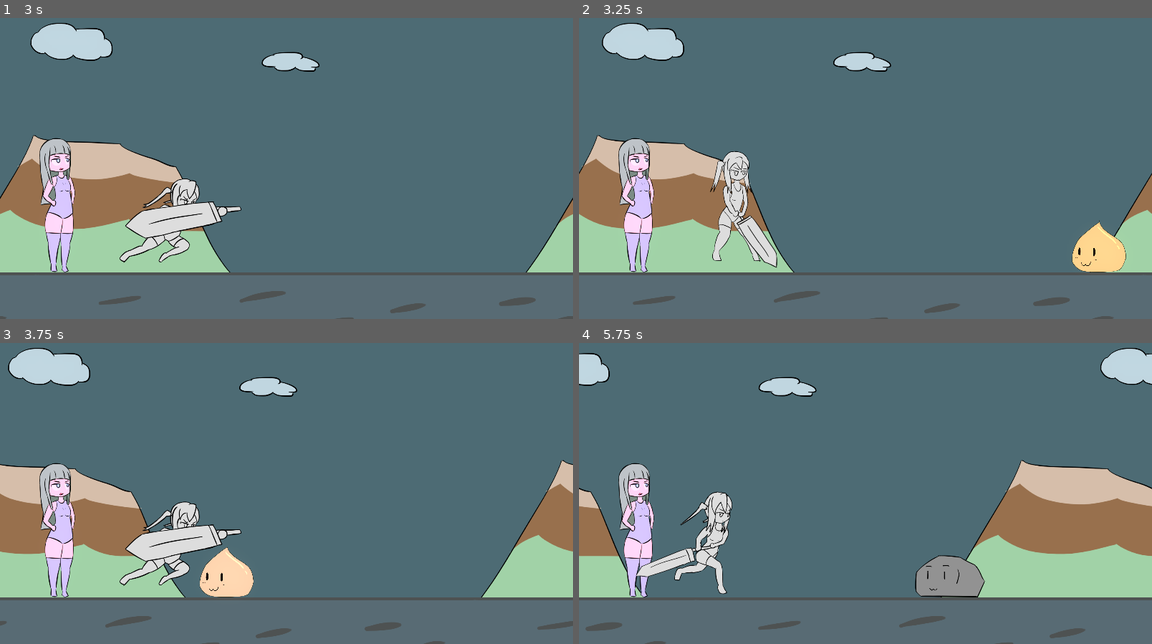
Above: before the commit, frames 1-4 (two rows, left to right).
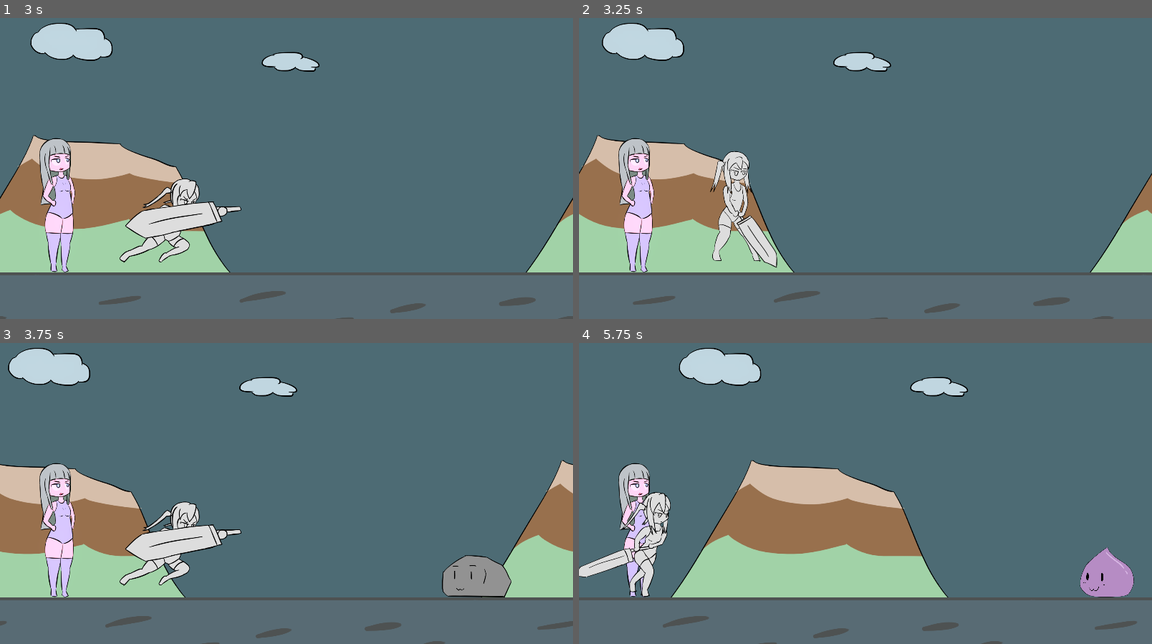
Above: after the commit, the same moments.

Repository: BeatMil/Animurun
Game: Godot game, scene res://Scenes/Forest.tscn
The game is run twice, just before and just after one commit, with the same random seed, the same clock (stepped at 60 frames per second) and the same inputs.
Inputs (mouse positions are in pixels of both pictures, inside the frame that each line leads up to):
- Up to frame 1 (3 s): tap Enter (ui_accept) at 0.5, 0.77, 1.52 s; hold U (block) 0.53-1.28 s; tap U (block) at 1.35, 2.85 s; hold U (block) 2.03-2.78 s
- Up to frame 2 (3.25 s): tap Enter (ui_accept) at 3.02 s
- Up to frame 3 (3.75 s): hold U (block) from 3.53 s (still down)
- Up to frame 4 (5.75 s): tap Enter (ui_accept) at 3.77, 4.52 s; release U (block) at 4.28 s; tap U (block) at 4.35 s; click (865, 454) at 5 s, where only the run after the commit has a clickable "Restart"

Frame 1 is identical in both runs. In frame 2, 1.1% of the frame differs, in the area x 86-96%, y 67-85%; in frame 3, 2.5%; in frame 4, 37%, in the area x 0-100%, y 1-100%.

Commit message:
Add bomby

Diff:
--- /dev/null
+++ b/Nodes/Bomby.tscn
@@ -0,0 +1,118 @@
+[gd_scene load_steps=9 format=3 uid="uid://cy5de7c0713cw"]
+
+[ext_resource type="Script" path="res://scripts/Bomby.gd" id="1_fnt5c"]
+[ext_resource type="AudioStream" uid="uid://dnnfgqv01ld8w" path="res://media/sfx/explosion16.wav" id="2_yy77h"]
+[ext_resource type="Texture2D" uid="uid://vr6gm1cq4vvw" path="res://media/sprites/bomby.png" id="4_uehsa"]
+
+[sub_resource type="RectangleShape2D" id="RectangleShape2D_y7vn5"]
+size = Vector2(192, 172)
+
+[sub_resource type="Animation" id="Animation_jfkii"]
+length = 0.001
+tracks/0/type = "value"
+tracks/0/imported = false
+tracks/0/enabled = true
+tracks/0/path = NodePath("Sprite2D:position")
+tracks/0/interp = 1
+tracks/0/loop_wrap = true
+tracks/0/keys = {
+"times": PackedFloat32Array(0),
+"transitions": PackedFloat32Array(1),
+"update": 0,
+"values": [Vector2(10, -49)]
+}
+tracks/1/type = "value"
+tracks/1/imported = false
+tracks/1/enabled = true
+tracks/1/path = NodePath("Sprite2D:modulate")
+tracks/1/interp = 1
+tracks/1/loop_wrap = true
+tracks/1/keys = {
+"times": PackedFloat32Array(0),
+"transitions": PackedFloat32Array(1),
+"update": 0,
+"values": [Color(1, 1, 1, 1)]
+}
+
+[sub_resource type="Animation" id="Animation_q5iy4"]
+resource_name = "idle"
+length = 0.001
+tracks/0/type = "value"
+tracks/0/imported = false
+tracks/0/enabled = true
+tracks/0/path = NodePath("Sprite2D:modulate")
+tracks/0/interp = 1
+tracks/0/loop_wrap = true
+tracks/0/keys = {
+"times": PackedFloat32Array(0),
+"transitions": PackedFloat32Array(1),
+"update": 0,
+"values": [Color(1, 1, 1, 1)]
+}
+
+[sub_resource type="Animation" id="Animation_0641d"]
+resource_name = "hurt"
+length = 0.50001
+tracks/0/type = "value"
+tracks/0/imported = false
+tracks/0/enabled = true
+tracks/0/path = NodePath("Sprite2D:modulate")
+tracks/0/interp = 1
+tracks/0/loop_wrap = true
+tracks/0/keys = {
+"times": PackedFloat32Array(0, 0.5),
+"transitions": PackedFloat32Array(1, 1),
+"update": 0,
+"values": [Color(0.972549, 0.407843, 0.407843, 1), Color(1, 1, 1, 1)]
+}
+tracks/1/type = "audio"
+tracks/1/imported = false
+tracks/1/enabled = true
+tracks/1/path = NodePath("AnimationPlayer/AudioStreamPlayer")
+tracks/1/interp = 1
+tracks/1/loop_wrap = true
+tracks/1/keys = {
+"clips": [{
+"end_offset": 0.0,
+"start_offset": 0.0,
+"stream": ExtResource("2_yy77h")
+}],
+"times": PackedFloat32Array(0)
+}
+tracks/1/use_blend = true
+
+[sub_resource type="AnimationLibrary" id="AnimationLibrary_yhx8y"]
+_data = {
+"RESET": SubResource("Animation_jfkii"),
+"hurt": SubResource("Animation_0641d"),
+"idle": SubResource("Animation_q5iy4")
+}
+
+[node name="Bomby" type="RigidBody2D" groups=["bomby", "enemy"]]
+gravity_scale = 2.0
+max_contacts_reported = 1
+contact_monitor = true
+script = ExtResource("1_fnt5c")
+
+[node name="VisibleOnScreenNotifier2D" type="VisibleOnScreenNotifier2D" parent="."]
+position = Vector2(3.8147e-06, -3.50001)
+scale = Vector2(9.6, 8.65)
+
+[node name="CollisionShape2D" type="CollisionShape2D" parent="."]
+position = Vector2(0, -4)
+shape = SubResource("RectangleShape2D_y7vn5")
+
+[node name="AnimationPlayer" type="AnimationPlayer" parent="."]
+libraries = {
+"": SubResource("AnimationLibrary_yhx8y")
+}
+
+[node name="AudioStreamPlayer" type="AudioStreamPlayer" parent="AnimationPlayer"]
+bus = &"smolBus"
+
+[node name="Sprite2D" type="Sprite2D" parent="."]
+position = Vector2(10, -49)
+texture = ExtResource("4_uehsa")
+
+[connection signal="body_entered" from="." to="." method="_on_body_entered"]
+[connection signal="screen_exited" from="VisibleOnScreenNotifier2D" to="." method="_on_visible_on_screen_notifier_2d_screen_exited"]
--- a/Scenes/Forest.tscn
+++ b/Scenes/Forest.tscn
@@ -397,26 +397,15 @@
 "update": 0,
 "values": [Vector2(72, 37), Vector2(72, 7), Vector2(72, 0), Vector2(72, 37)]
 }
-tracks/5/type = "method"
+tracks/5/type = "value"
 tracks/5/imported = false
 tracks/5/enabled = true
-tracks/5/path = NodePath(".")
+tracks/5/path = NodePath(".:mass")
 tracks/5/interp = 1
 tracks/5/loop_wrap = true
 tracks/5/keys = {
-"times": PackedFloat32Array(),
-"transitions": PackedFloat32Array(),
-"values": []
-}
-tracks/6/type = "value"
-tracks/6/imported = false
-tracks/6/enabled = true
-tracks/6/path = NodePath(".:mass")
-tracks/6/interp = 1
-tracks/6/loop_wrap = true
-tracks/6/keys = {
 "times": PackedFloat32Array(0, 0.166667, 0.75),
-"transitions": PackedFloat32Array(0, 0, 1),
+"transitions": PackedFloat32Array(1, 1, 1),
 "update": 0,
 "values": [4.0, 2.0, 1.0]
 }
--- /dev/null
+++ b/scripts/Bomby.gd
@@ -0,0 +1,51 @@
+extends RigidBody2D
+
+
+var speed: Vector2 = Vector2(-1000, 0)
+
+
+# Config
+var is_moving = true
+
+
+# Signals
+signal ded
+
+
+func _integrate_forces(_state):
+	if is_moving:
+		linear_velocity = speed
+
+
+func _on_body_entered(body):
+	if body.is_in_group("chiichan"):
+		jump_off_screen()
+
+		# chiichan got pushed away
+		if body.state == body.States.BLOCKING:
+			body.push(Vector2(-9000, -3200))
+		else:
+			body.push(Vector2(-2000, -900))
+
+
+func hurt(): # bomby got him by greatsword, hitbox01.gd
+	$"AnimationPlayer".play("hurt")
+
+
+func jump_off_screen():
+		# slime got pushed away
+		is_moving = false
+		turn_off_all_collision()
+		apply_impulse(Vector2(1000, -1000))
+		apply_torque_impulse(100000)
+		$"AnimationPlayer".play("hurt")
+
+
+func turn_off_all_collision():
+	collision_layer = 0b00000000000000000000
+	collision_mask = 0b00000000000000000000
+
+
+func _on_visible_on_screen_notifier_2d_screen_exited():
+	emit_signal("ded")
+	queue_free()
--- a/scripts/Forest.gd
+++ b/scripts/Forest.gd
@@ -4,10 +4,11 @@
 # Preloads
 var SLIME = preload("res://nodes/Slime.tscn")
 var ROCKY = preload("res://nodes/Rocky.tscn")
+var BOMBY = preload("res://nodes/Bomby.tscn")
 
 
 # Configs
-var enemy_spawn_order: Array = [spawn_slime, spawn_speed_slime, spawn_rocky]
+var enemy_spawn_order: Array = [spawn_slime, spawn_rocky, spawn_bomby]
 var order_index: int = 0
 
 
@@ -47,3 +48,10 @@
 	rocky.position = $"Markers/EnemySpawnPos".position
 	rocky.connect("ded", spawner)
 	add_child(rocky)
+
+
+func spawn_bomby() -> void:
+	var bomby = BOMBY.instantiate()
+	bomby.position = $"Markers/EnemySpawnPos".position
+	bomby.connect("ded", spawner)
+	add_child(bomby)
--- a/scripts/Hitbox.gd
+++ b/scripts/Hitbox.gd
@@ -18,3 +18,7 @@
 	if body.is_in_group("rocky"):
 		chiichan.sword_deflect()
 		body.hurt()
+
+	if body.is_in_group("bomby"):
+		body.hurt()
+		chiichan.push(Vector2(-2000, -900))
Binary file added: Media/sprites/bomby.png
Not shown, added: Media/sprites/bomby.png.import
